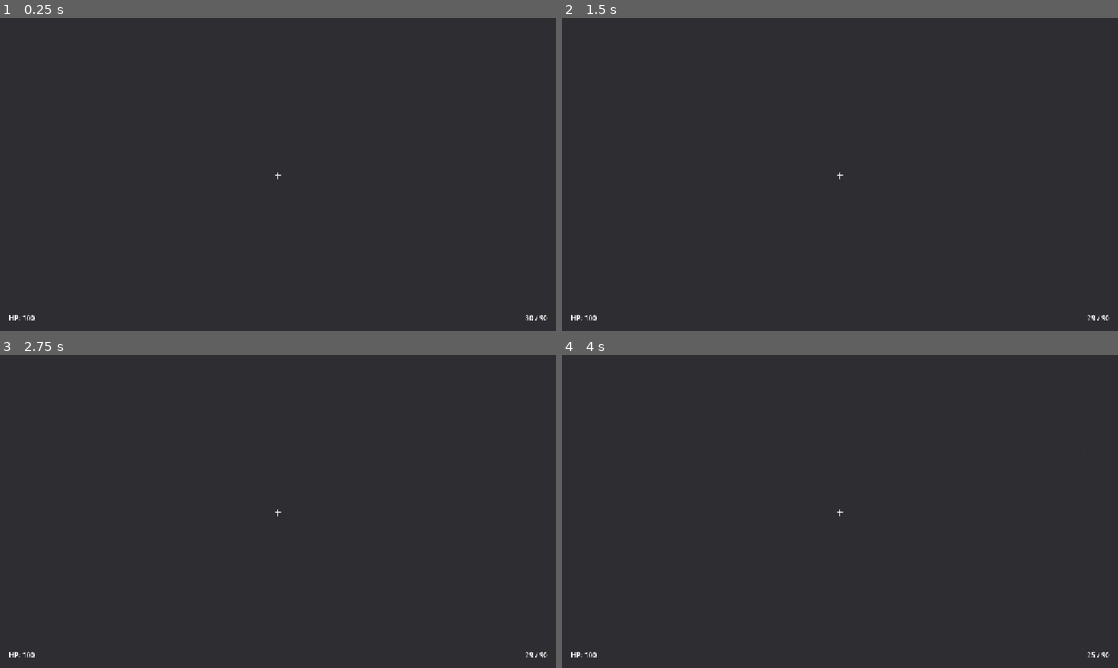
Above: before the commit, frames 1-4 (two rows, left to right).
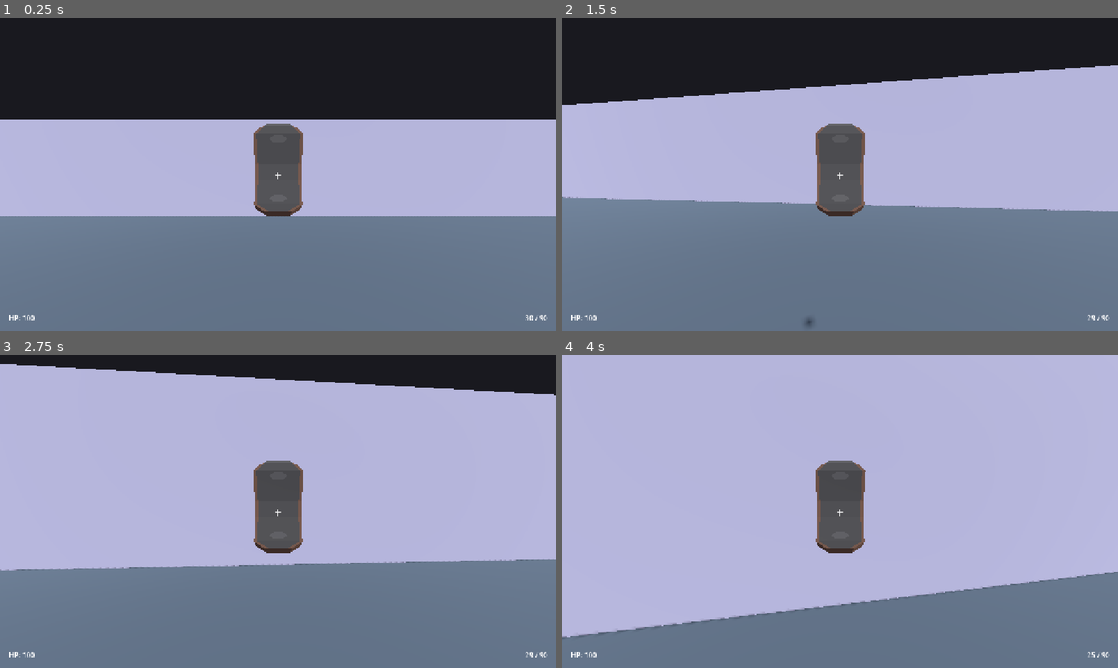
Above: after the commit, the same moments.

Repository: scholardream/Web-version-CS1.6-like-game
Game: Godot game, scene res://scenes/main.tscn
Two runs of this game, one before a commit and one after it. Both use one fixed random seed, a clock stepped at 60 frames per second and the inputs below.
Inputs (mouse positions are in pixels of both pictures, inside the frame that each line leads up to):
- Up to frame 1 (0.25 s): no input
- Up to frame 2 (1.5 s): tap Enter at 0.5 s; move the mouse to (867, 174) at 0.52 s; hold Ctrl (crouch) 0.53-1.28 s; hold W (move_forward) from 0.53 s (still down); tap Space (jump) at 0.77 s; move the mouse to (812, 174) at 1.27 s; click (812, 174) at 1.35 s
- Up to frame 3 (2.75 s): keep holding W (move_forward); tap Space (jump) at 1.52 s; move the mouse to (289, 505) at 2.02 s; hold Shift (walk) from 2.03 s (still down)
- Up to frame 4 (4 s): keep holding W (move_forward); move the mouse to (834, 517) at 2.77 s; release Shift (walk) at 2.78 s; tap Ctrl (crouch) at 2.85 s; tap Space (jump) at 3.02, 3.77 s; move the mouse to (878, 514) at 3.52 s; press the mouse at (878, 514) at 3.53 s

The runs differ from the first frame. In frame 1, 67% of the frame differs, in the area x 0-100%, y 32-100%; in frame 2, 78%; in frame 3, 92%; in frame 4, 100%, in the area x 0-100%, y 0-100%.

Commit message:
feat: add STG-44 viewmodel with tuned transform
- Add assets/models/low-poly_stg_44.glb (Sketchfab low-poly STG-44)
- Scale 0.0008: model is ~974 glTF units long (FBX cm scale), real
  STG-44 is 0.94 m -> rendered length ~0.78 m, reads well as a viewmodel
- Rotation (0, +PI/2, 0): model muzzle points +X; rotate so it faces
  the camera's -Z forward
- New weapon_position export for fine offset without editing the scene
- Strip Camera3D/Light3D nodes bundled in the Sketchfab export so they
  don't hijack the viewport or lighting

Diff:
--- a/scripts/player.gd
+++ b/scripts/player.gd
@@ -16,8 +16,9 @@
 @export var max_health: int = 100
 
 @export var weapon_model_path: String = "res://assets/models/low-poly_stg_44.glb"
-@export var weapon_scale: float = 0.08
-@export var weapon_rotation: Vector3 = Vector3(0, -PI / 2, 0)
+@export var weapon_scale: float = 0.0008
+@export var weapon_rotation: Vector3 = Vector3(0, PI / 2, 0)
+@export var weapon_position: Vector3 = Vector3(0.0, -0.05, 0.0)
 
 @onready var head: Node3D = $Head
 @onready var camera: Camera3D = $Head/Camera3D
@@ -84,7 +85,17 @@
 
     weapon.scale = Vector3(weapon_scale, weapon_scale, weapon_scale)
     weapon.rotation = weapon_rotation
+    weapon.position = weapon_position
+    _strip_bundled_scene_nodes(weapon)
     weapon_holder.add_child(weapon)
+
+
+func _strip_bundled_scene_nodes(root: Node) -> void:
+    # Sketchfab exports often bundle their preview Camera and Light;
+    # those would hijack the view / lighting, so remove them.
+    for node in root.find_children("*", "", true, false):
+        if node is Camera3D or node is Light3D:
+            node.queue_free()
 
 
 func _make_placeholder_weapon() -> MeshInstance3D:
